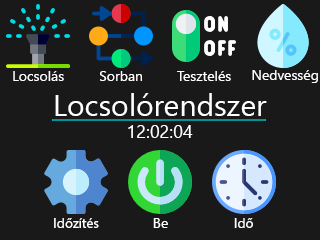
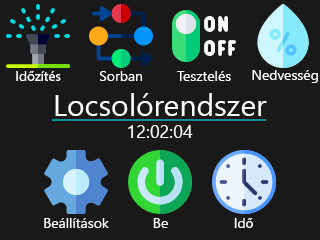
Layered file, before and after one edit (320 × 240). Changes by layer:
renamed "Locsolás" to "Időzítés", painted on it over [13, 71, 64, 81]
renamed "Időzítés" to "Beállítások", painted on it over [44, 218, 109, 228]
